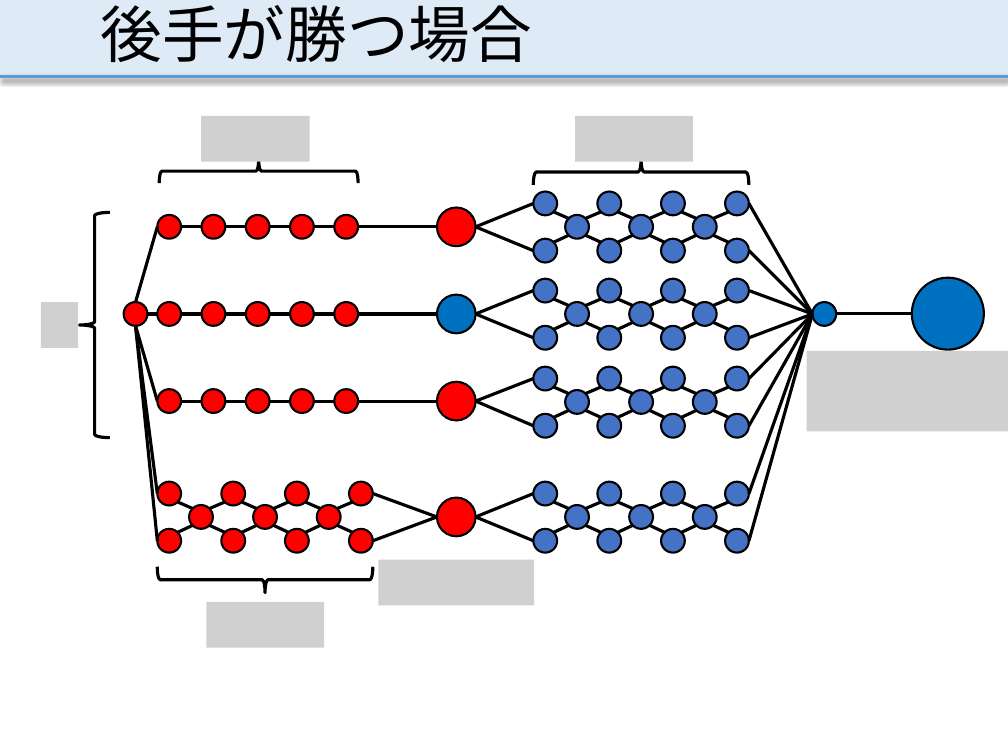
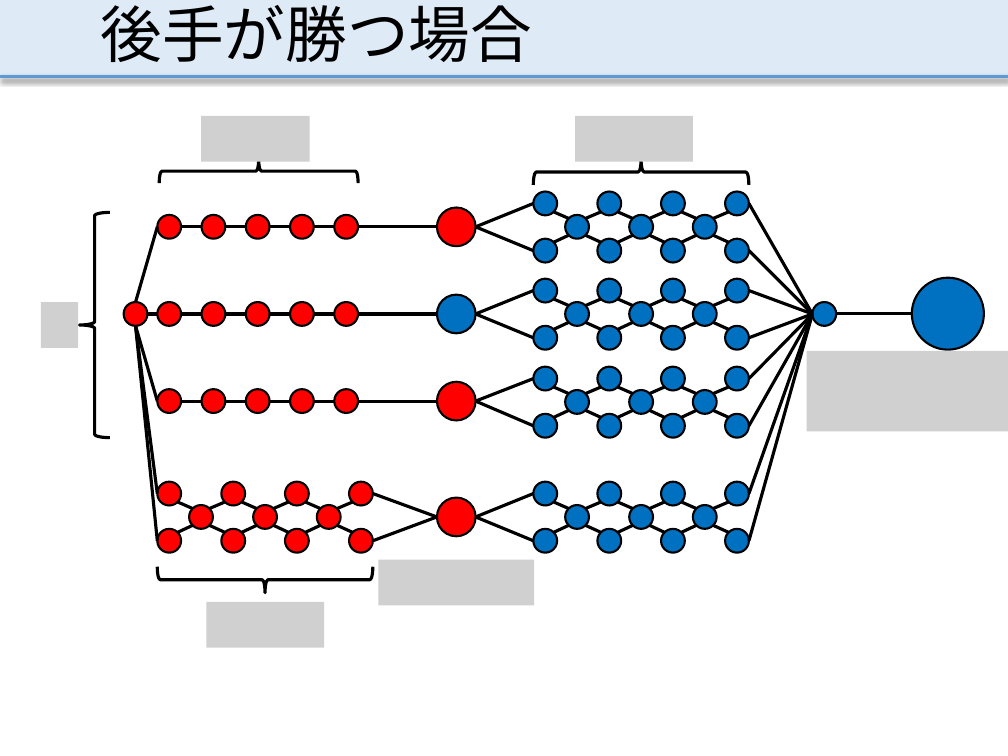
Before and after one commit to MasayaOda/SR, a slide deck: slide 23 of 191120oda.pptx (slide 19 before the commit). Drawn at 1008x756 pixels with LibreOffice and Linux fonts; fonts in the diff are those of the drawing; grey boxes stand for pictures. Boxes give left, top, right and bottom in pixels: in the first picture for what was removed or moved away, otherwise in the second. Text is boxed around its words. In the diff, an @@ line names an element or a change of style, - is before the commit and + after.

```diff
--- a/191120oda.pptx
+++ b/191120oda.pptx
@@ fill #4472C4 to #0070C0 in 44 elements at <box>725,192,749,216</box>, <box>725,239,749,263</box>, <box>661,192,685,216</box>, <box>661,239,685,263</box>, <box>692,215,717,239</box>, <box>598,192,622,216</box>, <box>598,239,622,263</box>, <box>629,215,653,239</box>, <box>533,192,557,216</box>, <box>533,239,557,263</box>, <box>565,215,590,239</box>, <box>725,278,749,302</box>, <box>725,326,749,350</box>, <box>661,278,685,302</box>, <box>661,326,685,350</box>, <box>692,302,717,327</box>, <box>598,278,622,302</box>, <box>598,326,622,350</box>, <box>629,302,653,327</box>, <box>533,278,557,302</box>, <box>533,326,557,350</box>, <box>565,302,590,327</box>, <box>725,367,749,391</box>, <box>725,414,749,438</box>, <box>661,367,685,391</box>, <box>661,414,685,438</box>, <box>692,390,717,414</box>, <box>598,367,622,391</box>, <box>598,414,622,438</box>, <box>629,390,653,414</box>, <box>533,367,557,391</box>, <box>533,414,557,438</box>, <box>565,390,590,414</box>, <box>725,482,749,506</box>, <box>725,529,749,553</box>, <box>661,482,685,506</box>, <box>661,529,685,553</box>, <box>692,505,717,529</box>, <box>598,482,622,506</box>, <box>598,529,622,553</box>, <box>629,505,653,529</box>, <box>533,482,557,506</box>, <box>533,529,557,553</box>, <box>565,505,590,529</box> @@
```
Also in this commit, not shown: 5 other slides changed, 4 slides added.
